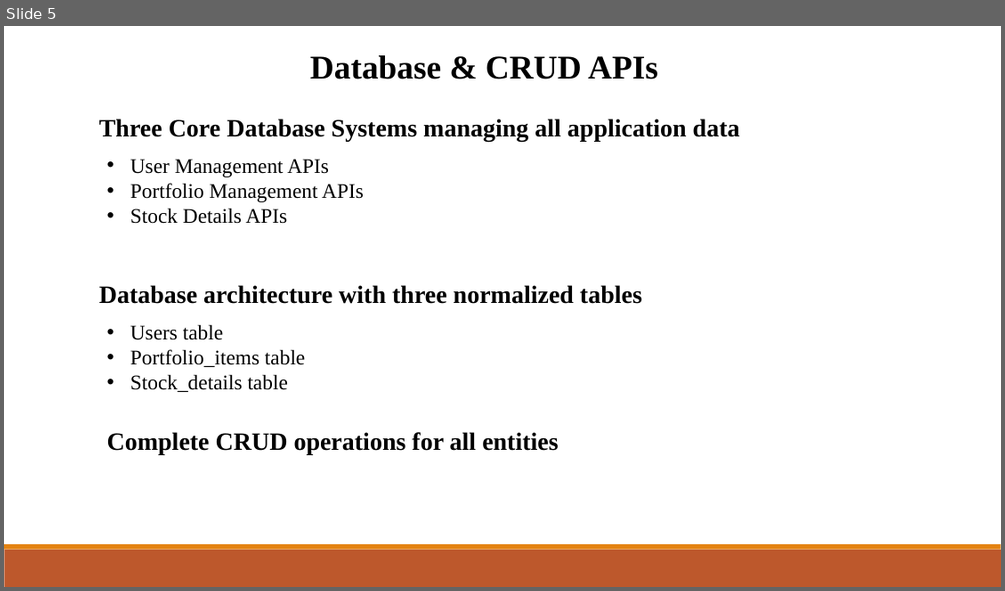
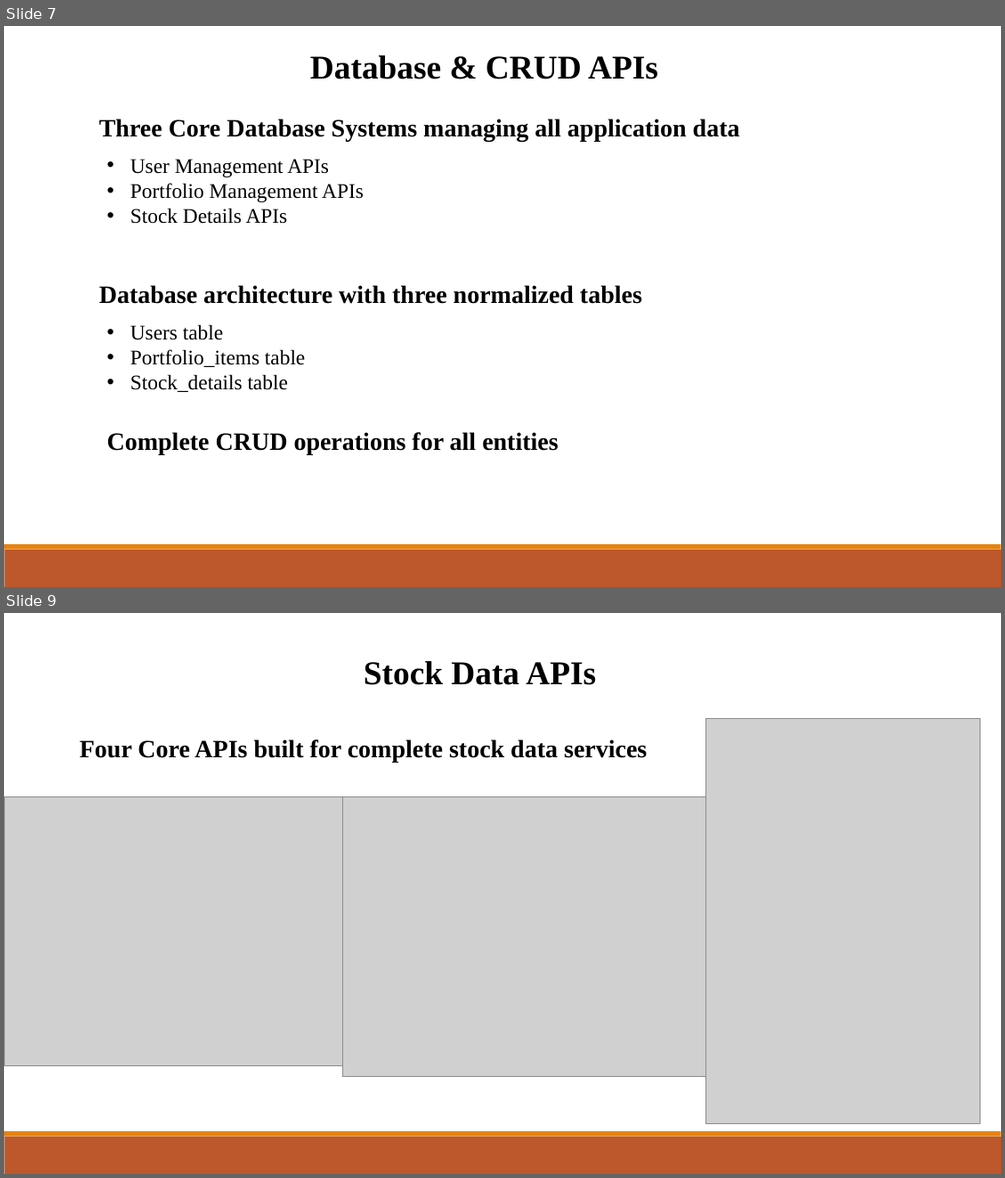
Before and after one commit to mimanchiou/seven, a slide deck: Final_ppt.pptx. Shown one above the other, each under a label of ours: slide 5 before the commit, slides 7 and 9 after it; the slides between them are not shown. The pictures are 1005x591 and 1005x1178 pixels, drawn with LibreOffice and Linux fonts; fonts in the diff are those of the drawing; grey boxes stand for pictures. Boxes give left, top, right and bottom in pixels: in the first picture for what was removed or moved away, otherwise in the second. Text is boxed around its words. In the diff, an @@ line names an element or a change of style, - is before the commit and + after.

```diff
--- a/Final_ppt.pptx
+++ b/Final_ppt.pptx
@@ slide 9 added at bbox=[4, 613, 1001, 1174], background #FFFFFF; not listed: 2 template elements that a slide beside it also shows @@
@@ text added at bbox=[364, 661, 596, 685], 32 pt, text #000000, bold @@
+Stock Data APIs
@@ picture added at bbox=[705, 718, 979, 1124] @@
@@ text added at bbox=[80, 739, 647, 763], 24 pt, text #000000, bold @@
+Four Core APIs built for complete stock data services
@@ picture added at bbox=[4, 797, 343, 1065] @@
@@ picture added at bbox=[343, 797, 706, 1076] @@
@@ what was slide 5 is now slide 7 @@
```
Also in this commit, not shown: 4 slides changed, 11 other slides added, 10 slides removed.
